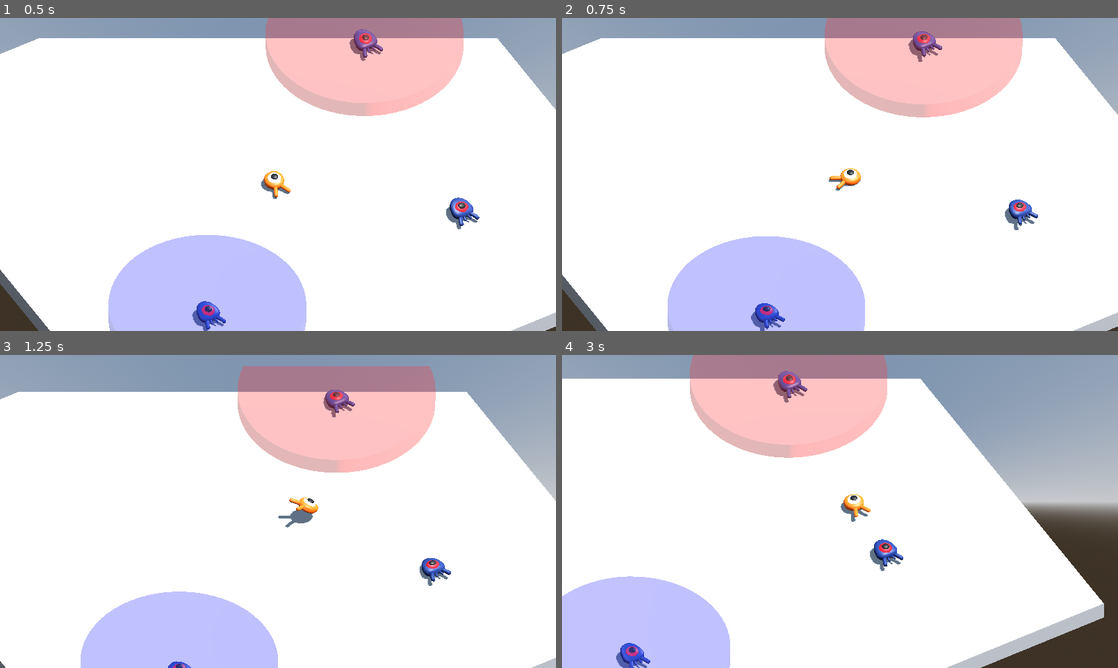
Above: before the commit, frames 1-4 (two rows, left to right).
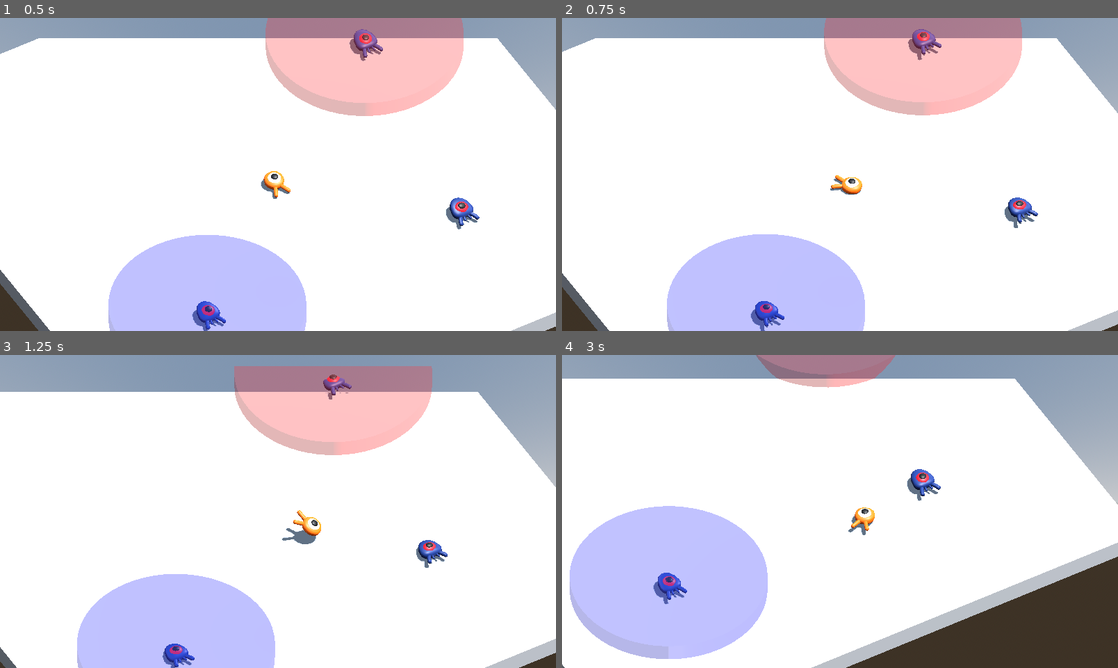
Above: after the commit, the same moments.

Repository: amhndu/chronos-rift
Game: Godot game, scene res://Main.tscn
Two runs of this game, one before a commit and one after it. Both use one fixed random seed, a clock stepped at 60 frames per second and the inputs below.
Inputs:
- Up to frame 1 (0.5 s): no input
- Up to frame 2 (0.75 s): hold Right (move_right) from 0.53 s (still down)
- Up to frame 3 (1.25 s): keep holding Right (move_right); tap Space (jump) at 0.77 s
- Up to frame 4 (3 s): release Right (move_right) at 1.28 s; hold Down (move_back) 1.28-2.03 s; tap Space (jump) at 1.52 s; hold Right (move_right) 2.03-2.78 s; hold Up (move_forward) from 2.78 s (still down)

Frame 1 is identical in both runs. In frame 2, 1.9% of the frame differs, in the area x 0-100%, y 0-100%; in frame 3, 8.3%; in frame 4, 38%.

Commit message:
fix: rotate player movement directions to match isometric camera

Diff:
--- a/Player.gd
+++ b/Player.gd
@@ -27,7 +27,7 @@
 
 	if direction != Vector3.ZERO:
 		# In the lines below, we turn the character when moving and make the animation play faster.
-		direction = direction.normalized()
+		direction = direction.normalized().rotated(Vector3(0, 1, 0), deg_to_rad(-45))
 		# Setting the basis property will affect the rotation of the node.
 		basis = Basis.looking_at(direction)
 		$AnimationPlayer.speed_scale = 4
